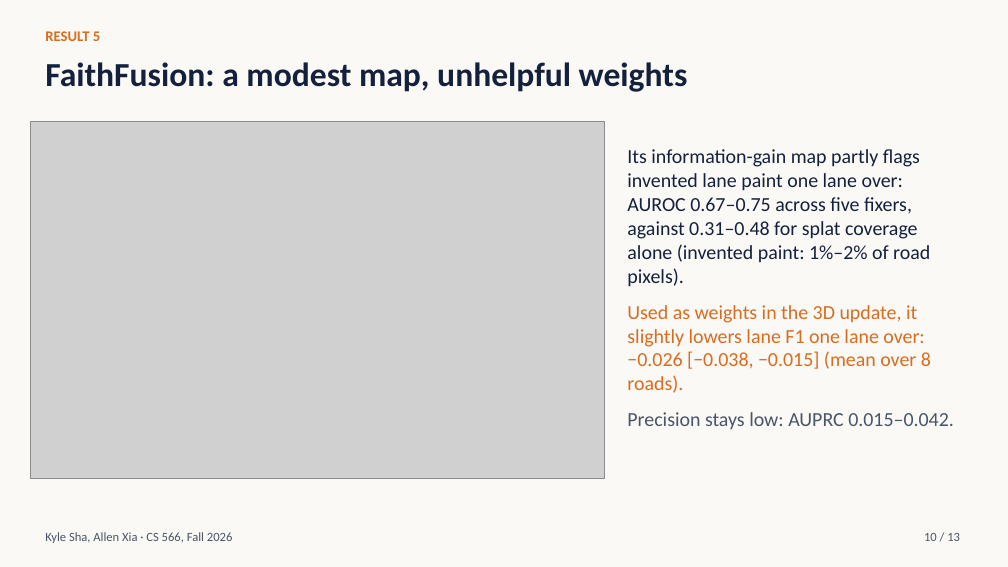
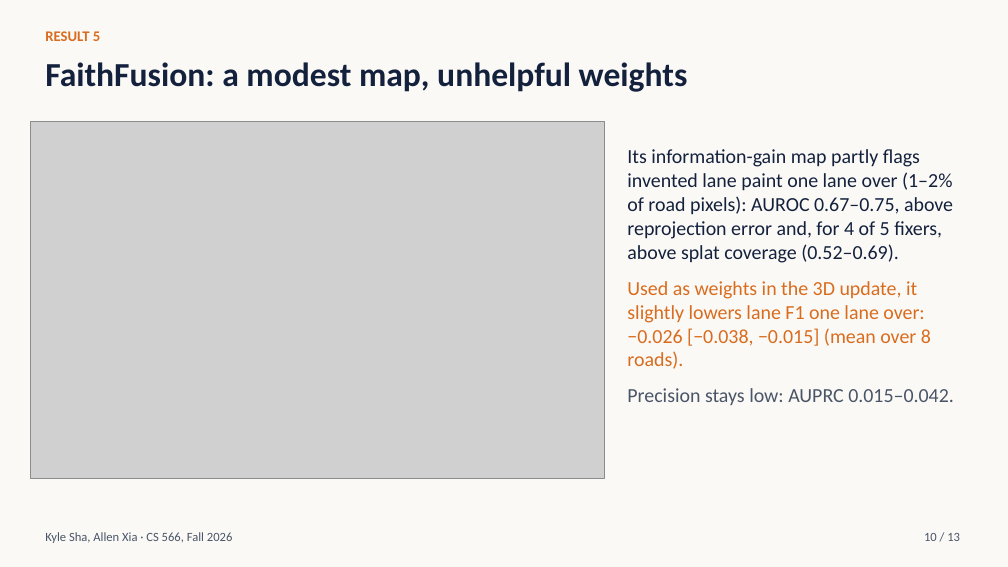
Before and after one commit to ksha23/cs566-drive-sim, a slide deck: slide 10 of docs/cs566_drive_sim_talk.pptx. Drawn at 1008x567 pixels with LibreOffice and Linux fonts; fonts in the diff are those of the drawing; grey boxes stand for pictures. Boxes give left, top, right and bottom in pixels: in the first picture for what was removed or moved away, otherwise in the second. Text is boxed around its words. In the diff, an @@ line names an element or a change of style, - is before the commit and + after.

```diff
--- a/docs/cs566_drive_sim_talk.pptx
+++ b/docs/cs566_drive_sim_talk.pptx
@@ text at bbox=[627, 149, 953, 263]: text changed @@
-Its information-gain map partly flags invented lane paint one lane over: AUROC 0.67–0.75 across five fixers, against 0.31–0.48 for splat coverage alone (invented paint: 1%–2% of road pixels).
+Its information-gain map partly flags invented lane paint one lane over (1–2% of road pixels): AUROC 0.67–0.75, above reprojection error and, for 4 of 5 fixers, above splat coverage (0.52–0.69).
```
Also in this commit, not shown: 6 other slides changed, 8 other files.
